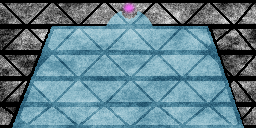
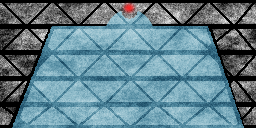
Layer changes from the first 256x128 image to the second:
painted on "bulletExit" over [120, 0, 138, 16]
